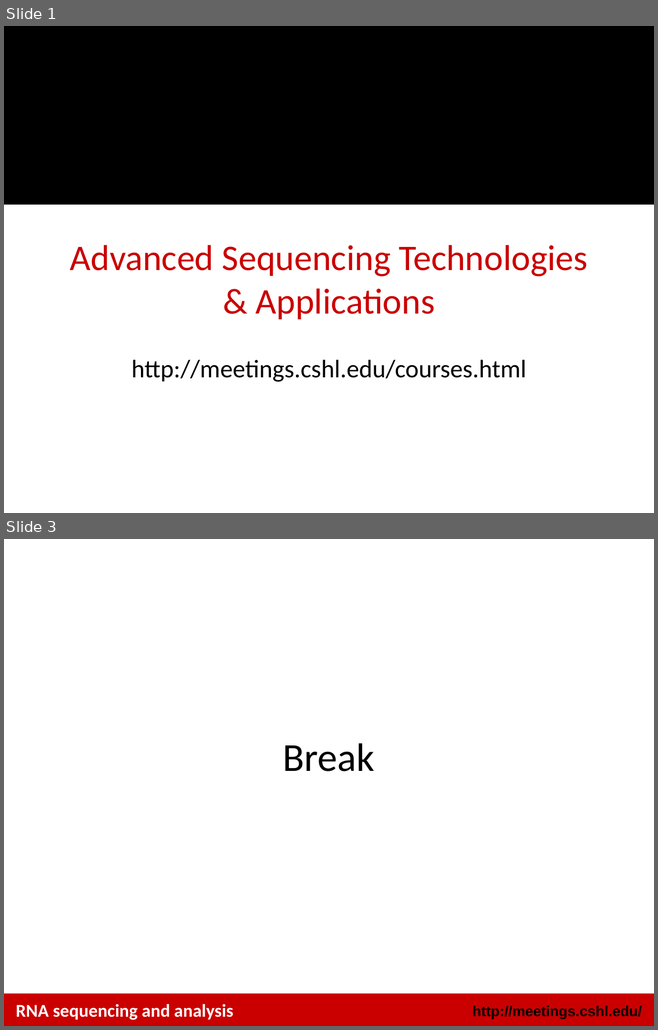
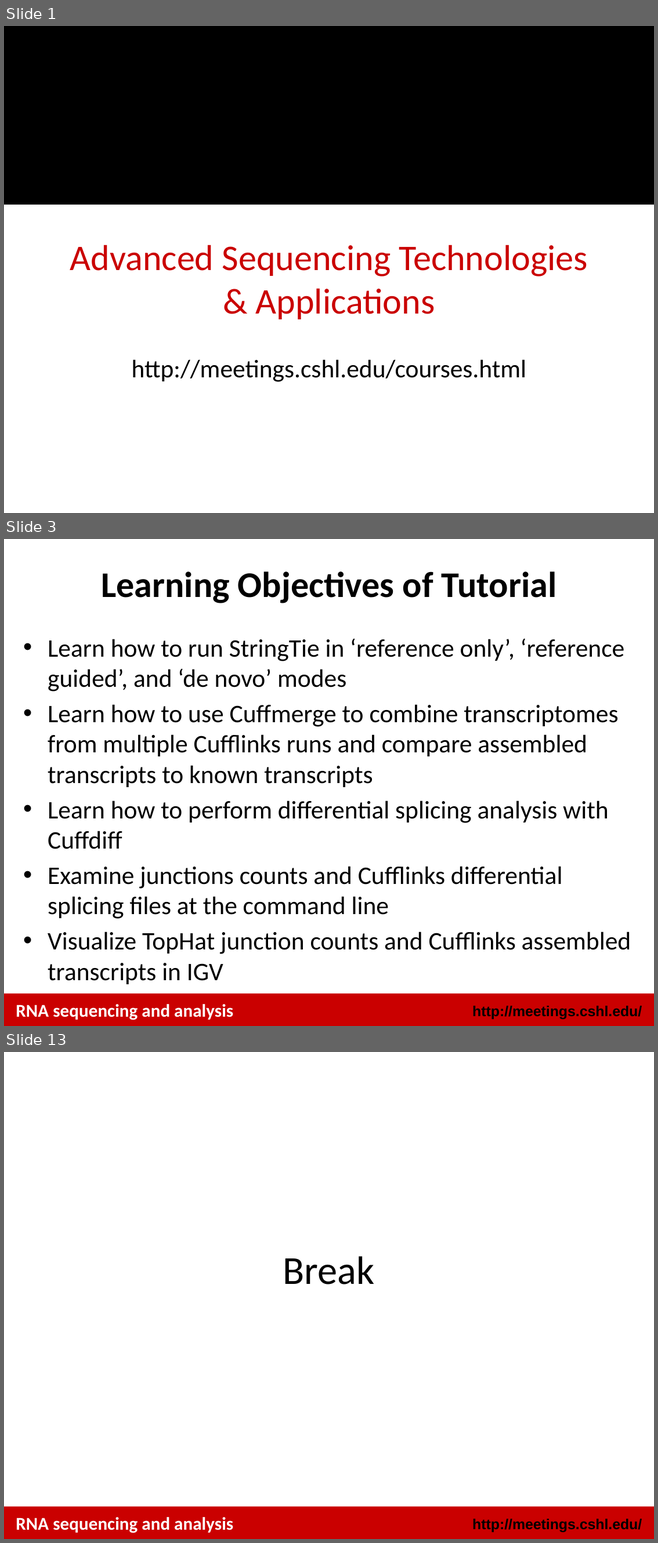
Before and after one commit to griffithlab/rnaseq_tutorial_wiki, a slide deck: LectureFiles/cshl/2016/RNASeq_Module4_Tutorial.pptx. Shown one above the other, each under a label of ours: slides 1 and 3 before the commit, slides 1, 3 and 13 after it; the slides between them are not shown. The pictures are 658x1030 and 658x1543 pixels, drawn with LibreOffice and Linux fonts; fonts in the diff are those of the drawing; background and template pictures are left out. Boxes give left, top, right and bottom in pixels: in the first picture for what was removed or moved away, otherwise in the second. Text is boxed around its words. In the diff, an @@ line names an element or a change of style, - is before the commit and + after.

```diff
--- a/LectureFiles/cshl/2016/RNASeq_Module4_Tutorial.pptx
+++ b/LectureFiles/cshl/2016/RNASeq_Module4_Tutorial.pptx
@@ slide 3 added at (4, 539, 654, 1026), background #FFFFFF; not listed: 2 template elements that a slide beside it also shows @@
@@ title added at (101, 571, 557, 603), 40 pt, text #000000, bold @@
+Learning Objectives of Tutorial
@@ text added at (48, 638, 631, 984), 28 pt, text #000000 @@
+• Learn how to run StringTie in ‘reference only’, ‘reference guided’, and ‘de novo’ modes
+• Learn how to use Cuffmerge to combine transcriptomes from multiple Cufflinks runs and compare assembled transcripts to known transcripts
+• Learn how to perform differential splicing analysis with Cuffdiff
+• Examine junctions counts and Cufflinks differential splicing files at the command line
+• Visualize TopHat junction counts and Cufflinks assembled transcripts in IGV
@@ text added at (16, 1004, 233, 1020), 20 pt, text #FFFFFF, bold @@
+RNA sequencing and analysis
@@ what was slide 3 is now slide 13 @@
```
Also in this commit, not shown: 1 slide changed, 9 other slides added, 5 other files.
